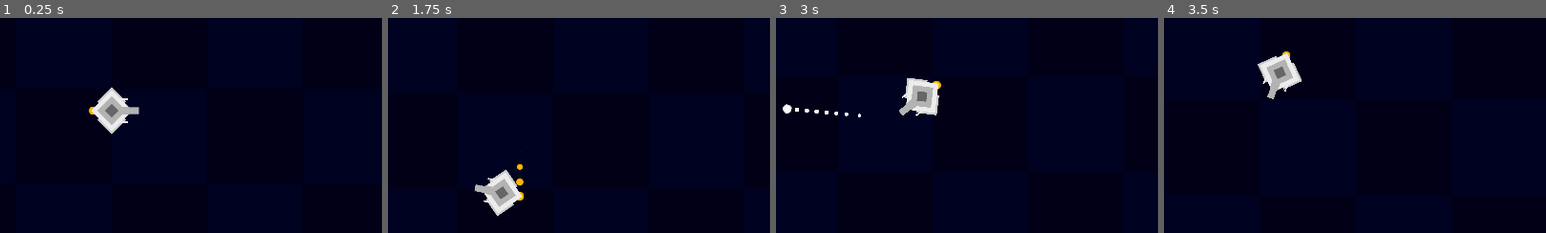
Above: before the commit, frames 1-4 (left to right).
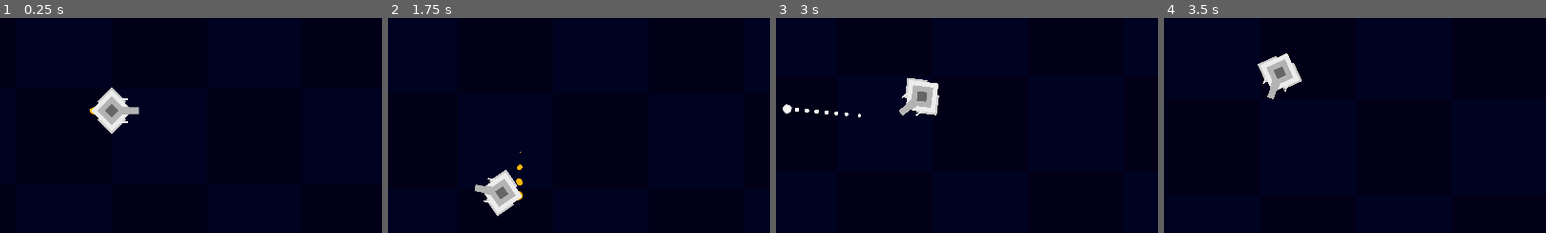
Above: after the commit, the same moments.

Repository: AgentMatthy/TOPDOWNDEMO
Game: Godot game, scene res://Scenes/main.tscn
The game is run twice, just before and just after one commit, with the same random seed, the same clock (stepped at 60 frames per second) and the same inputs.
Inputs (mouse positions are % of the whole screen's width and height, from its top left):
- Up to frame 1 (0.25 s): no input
- Up to frame 2 (1.75 s): tap Enter at 0.5 s; move the mouse to (72, 45) at 0.52 s; press the mouse at (72, 45) at 0.53 s; hold D (right) 0.53-1.28 s; move the mouse to (30, 55) at 1.27 s; release the mouse at (30, 55) at 1.28 s; hold S (down) from 1.28 s (still down); tap Shift (shift) at 1.35 s
- Up to frame 3 (3 s): move the mouse to (60, 28) at 2.02 s; release S (down) at 2.03 s; hold D (right) 2.03-2.78 s; tap Space (space) at 2.1 s; move the mouse to (45, 70) at 2.77 s; hold W (up) from 2.78 s (still down); click (45, 70) at 2.85 s
- Up to frame 4 (3.5 s): keep holding W (up)
The pictures show only the part of the screen within x 35-85%, y 28-78%; the shares and areas given below are measured in that part.

The runs differ from the first frame. In frame 1, less than 0.1% of the frame differs, in the area x 23-25%, y 41-45%; in frame 2, less than 0.1%, in the area x 33-36%, y 61-85%; in frame 3, less than 0.1%; in frame 4, less than 0.1%.

Commit message:
Thrust particle

Diff:
--- a/Scenes/main.tscn
+++ b/Scenes/main.tscn
@@ -40,8 +40,8 @@
 [node name="CPUParticles2D" type="CPUParticles2D" parent="CharacterBody2D"]
 light_mask = 0
 z_index = -1
-position = Vector2(-46, 0)
-amount = 20
+position = Vector2(-39, 0)
+amount = 10
 lifetime = 0.3
 speed_scale = 5.0
 fixed_fps = 144
@@ -50,8 +50,11 @@
 emission_points = PackedVector2Array()
 emission_normals = PackedVector2Array()
 emission_colors = PackedColorArray()
-spread = 0.0
+direction = Vector2(-1, 0)
+spread = 25.45
 gravity = Vector2(0, 0)
+initial_velocity_min = 10.1
+initial_velocity_max = 58.76
 scale_amount_max = 2.0
 scale_amount_curve = SubResource("Curve_7ly5j")
 color = Color(1, 0.737255, 0, 1)
--- a/project.godot
+++ b/project.godot
@@ -10,7 +10,7 @@
 
 [application]
 
-config/name="TOPDOWN DEMO"
+config/name="TDM GIT"
 run/main_scene="res://Scenes/main.tscn"
 config/features=PackedStringArray("4.2", "Forward Plus")
 config/icon="res://icon.svg"
